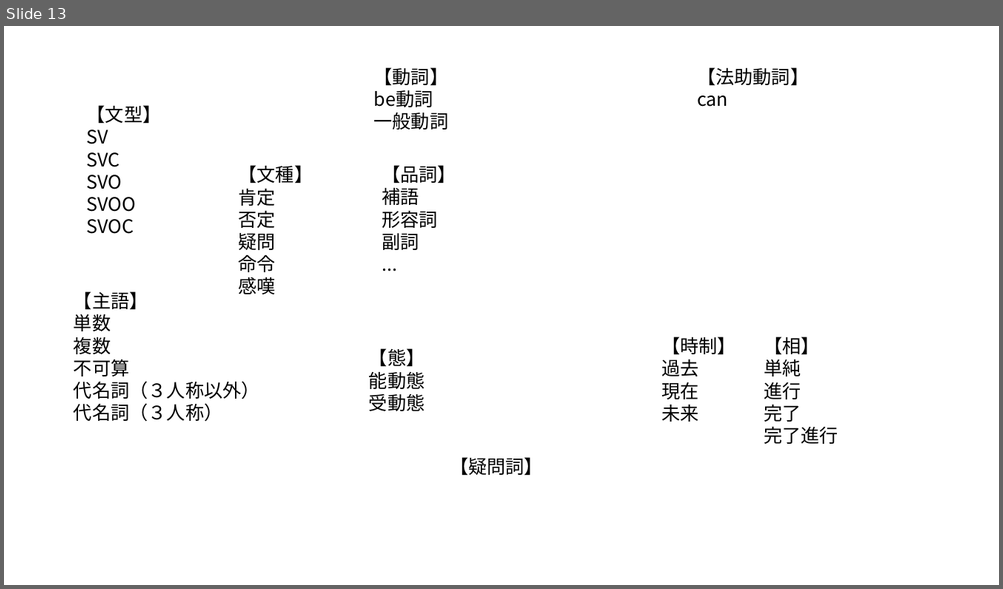
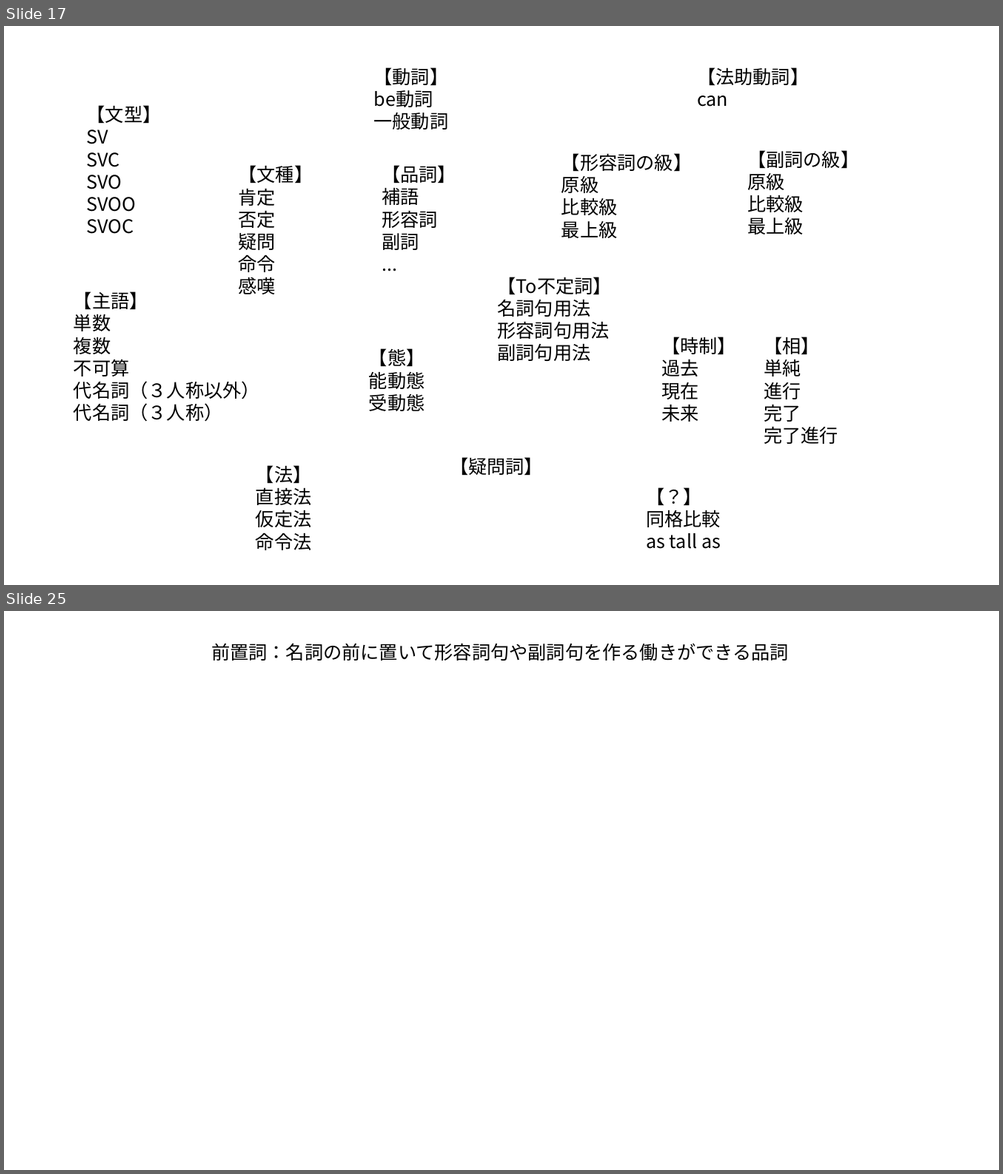
Before and after one commit to sasachichito/memos, a slide deck: 英語.pptx. Shown one above the other, each under a label of ours: slide 13 before the commit, slides 17 and 25 after it; the slides between them are not shown. The pictures are 1003x589 and 1003x1174 pixels, drawn with LibreOffice and Linux fonts; fonts in the diff are those of the drawing. Boxes give left, top, right and bottom in pixels: in the first picture for what was removed or moved away, otherwise in the second. Text is boxed around its words. In the diff, an @@ line names an element or a change of style, - is before the commit and + after.

```diff
--- a/英語.pptx
+++ b/英語.pptx
@@ slide 25 added at [4, 611, 999, 1170], background #FFFFFF @@
@@ text added at [211, 643, 788, 661], 18 pt, text #000000 @@
+前置詞：名詞の前に置いて形容詞句や副詞句を作る働きができる品詞
@@ what was slide 13 is now slide 17 @@
@@ slide 17 changed as well @@
@@ text added at [561, 153, 691, 238], 18 pt, text #000000 @@
+【形容詞の級】
+原級
+比較級
+最上級
@@ text added at [747, 150, 859, 235], 18 pt, text #000000 @@
+【副詞の級】
+原級
+比較級
+最上級
@@ text added at [498, 277, 612, 361], 18 pt, text #000000 @@
+【To不定詞】
+名詞句用法
+形容詞句用法
+副詞句用法
@@ text added at [256, 466, 312, 551], 18 pt, text #000000 @@
+【法】
+直接法
+仮定法
+命令法
@@ text added at [646, 488, 720, 549], 18 pt, text #000000 @@
+【？】
+同格比較
+as tall as
```
Also in this commit, not shown: 6 other slides changed, 13 other slides added, 4 slides removed.
